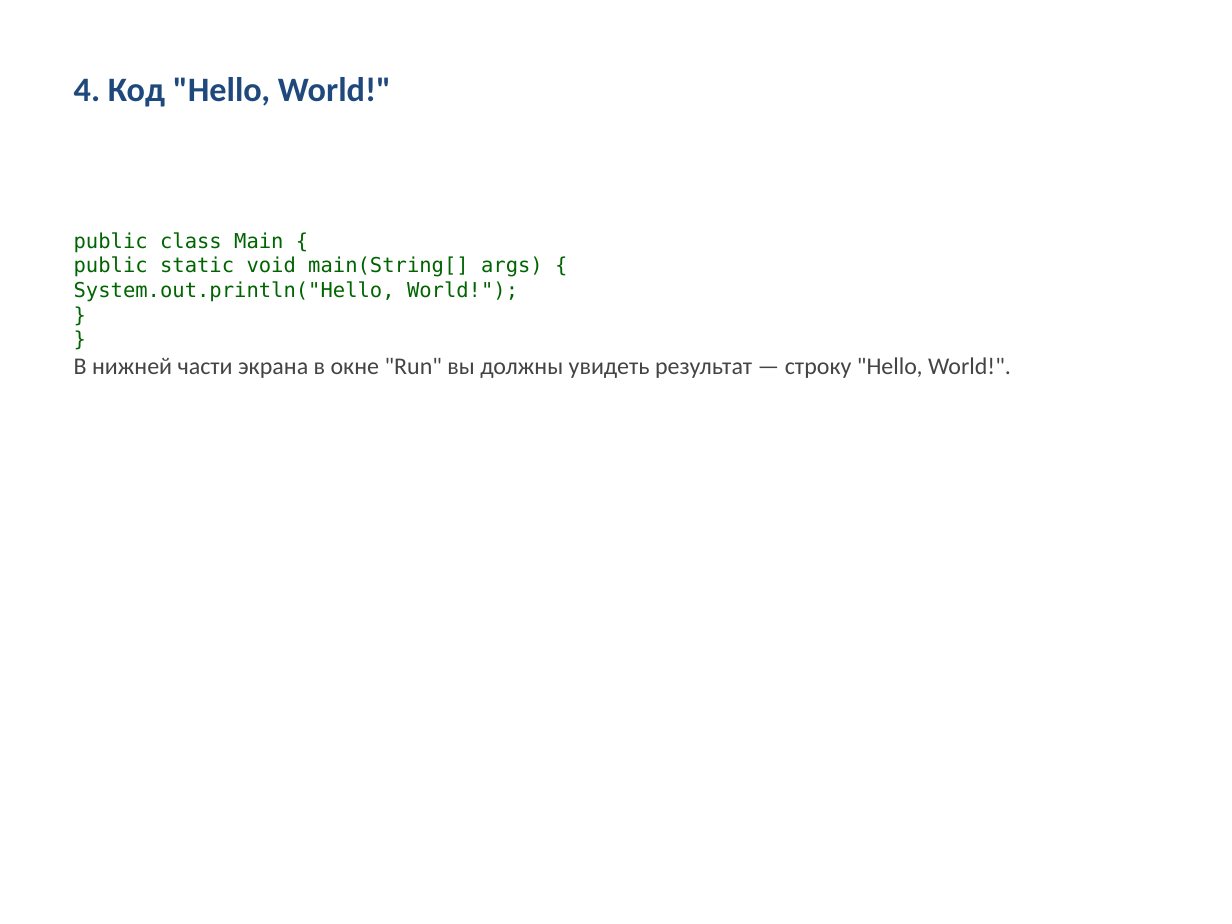
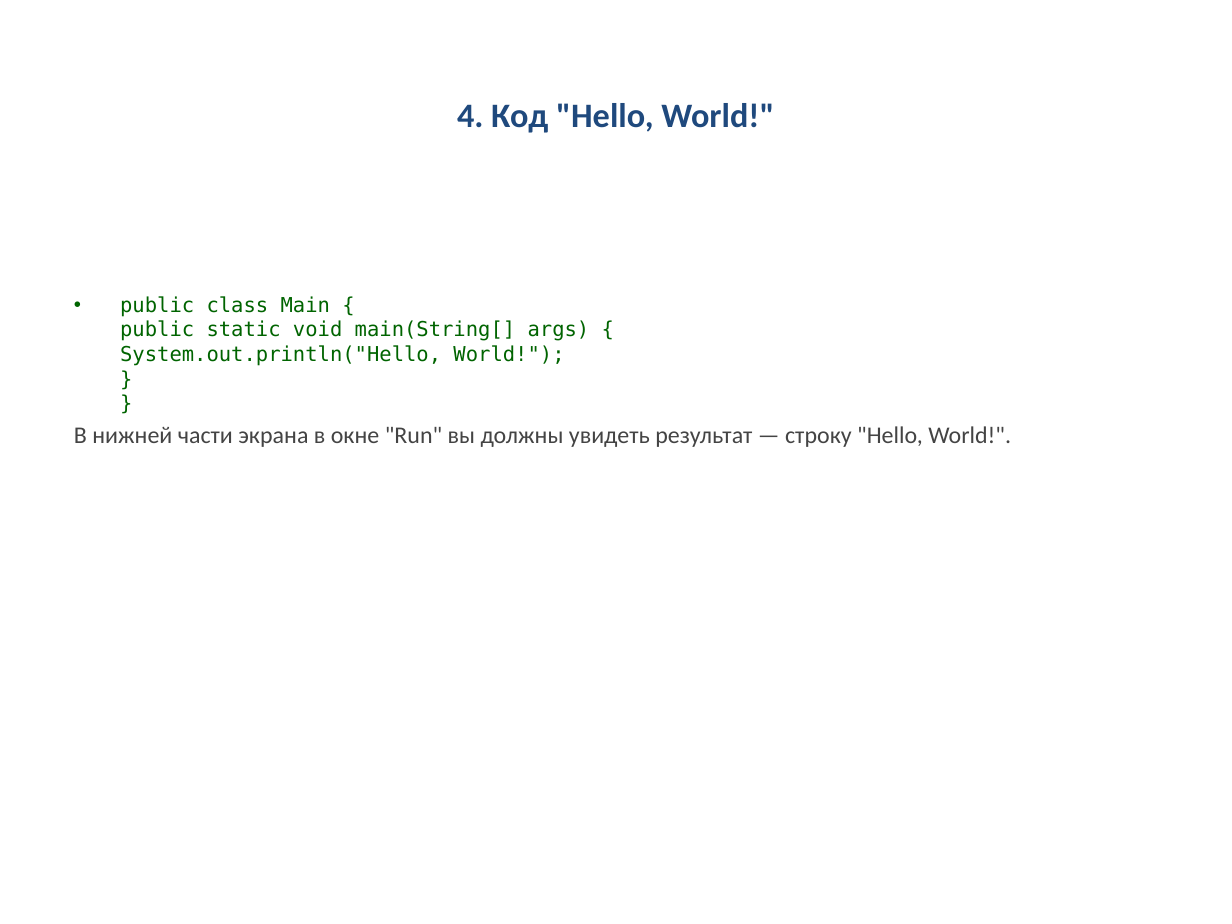
Before and after one commit to tantarin/prezentations, a slide deck: slide 5 of presentations/presentation_03_Практическая_работа_6_Введение_в_Java_и_первая_программа.pptx. Drawn at 1232x924 pixels with LibreOffice and Linux fonts; fonts in the diff are those of the drawing. Boxes give left, top, right and bottom in pixels: in the first picture for what was removed or moved away, otherwise in the second. Text is boxed around its words. In the diff, an @@ line names an element or a change of style, - is before the commit and + after.

```diff
--- a/presentations/presentation_03_Практическая_работа_6_Введение_в_Java_и_первая_программа.pptx
+++ b/presentations/presentation_03_Практическая_работа_6_Введение_в_Java_и_первая_программа.pptx
@@ title "4. Код "Hello, World!"": place and size @@
-title "4. Код "Hello, World!"" at bbox=[74, 77, 391, 107]
+title "4. Код "Hello, World!"" at bbox=[457, 103, 774, 133]
@@ title "4. Код "Hello, World!"" at bbox=[457, 103, 774, 133]: alignment left to centre; vertical alignment top to middle @@
@@ text "public class Main { public ...": place and size @@
-text "public class Main { public ..." at bbox=[74, 232, 1011, 378]
+text "public class Main { public ..." at bbox=[74, 296, 1011, 447]
@@ text "public class Main { public ..." at bbox=[74, 296, 1011, 447]: bullet none to •; more space between paragraphs; indent changed @@
```
Also in this commit, not shown: 4 other slides changed, 18 other files.
